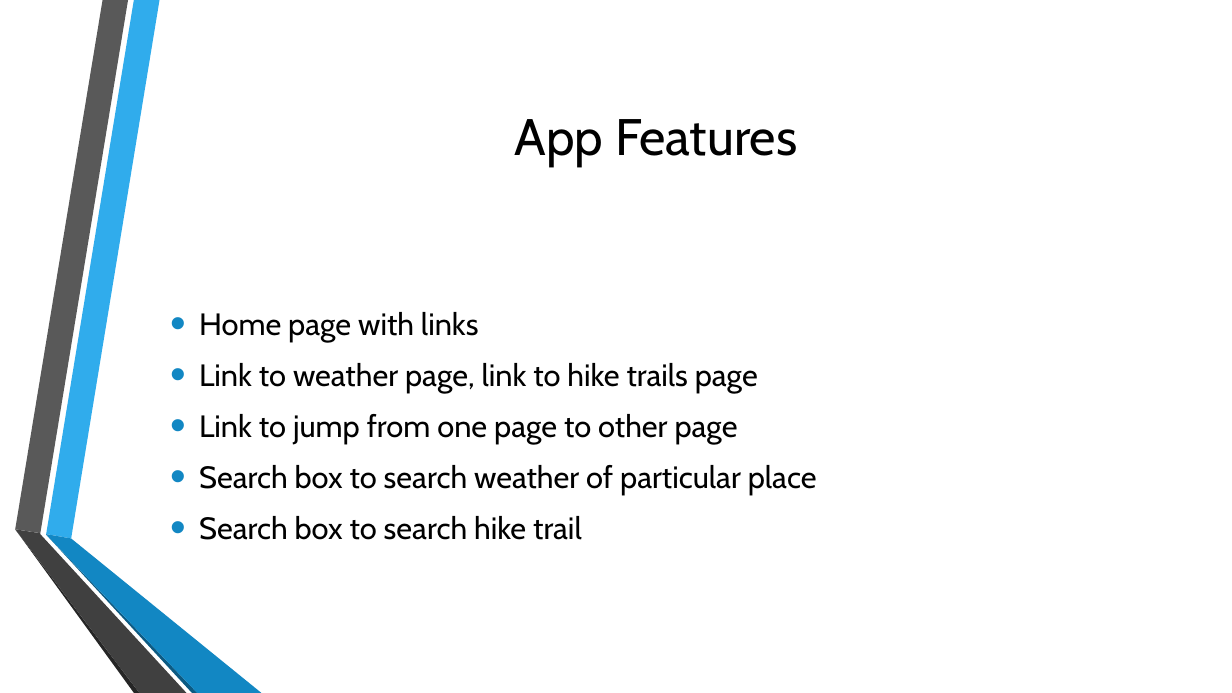
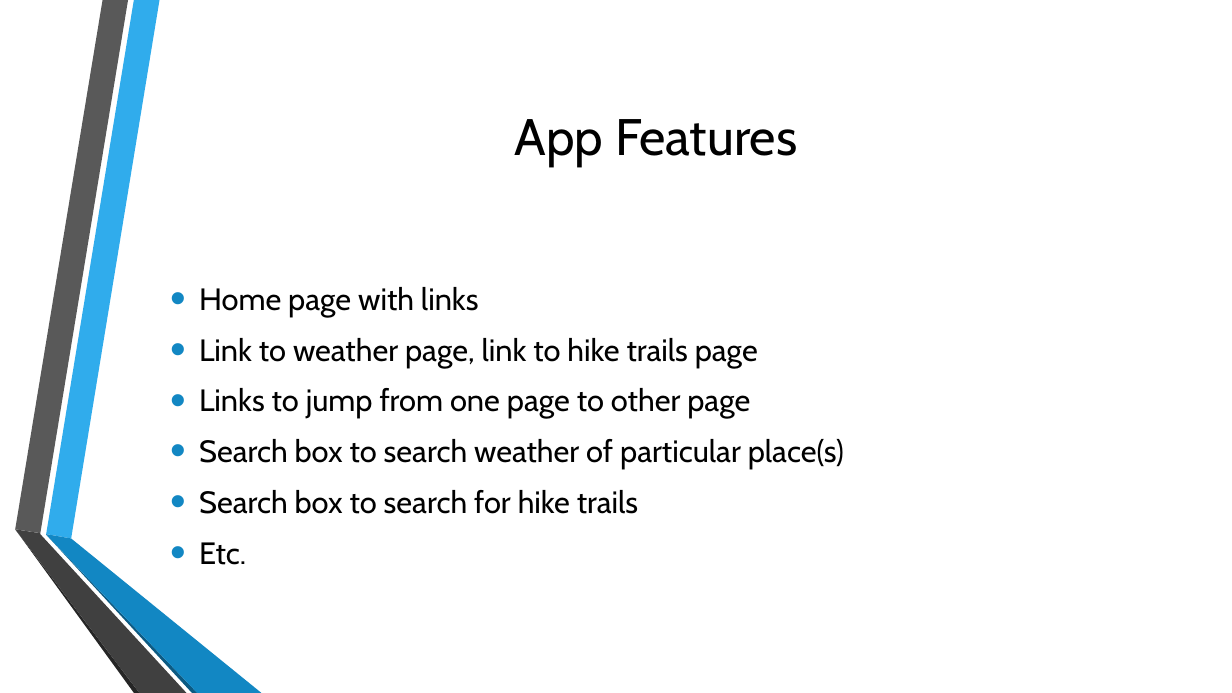
Before and after one commit to HarshaRamayanam/webdev-project, a slide deck: slide 3 of Project proposal.pptx. Drawn at 1232x693 pixels with LibreOffice and Linux fonts; fonts in the diff are those of the drawing; background and template pictures are left out. Boxes give left, top, right and bottom in pixels: in the first picture for what was removed or moved away, otherwise in the second. Text is boxed around its words. In the diff, an @@ line names an element or a change of style, - is before the commit and + after.

Commit message:
Final update

```diff
--- a/Project proposal.pptx
+++ b/Project proposal.pptx
@@ text at (199,388,844,565): text changed @@
-• Link to jump from one page to other page
-• Search box to search weather of particular place
-• Search box to search hike trail
+• Links to jump from one page to other page
+• Search box to search weather of particular place(s)
+• Search box to search for hike trails
+• Etc.
```
Also in this commit, not shown: 2 other slides changed, 1 slide added.
